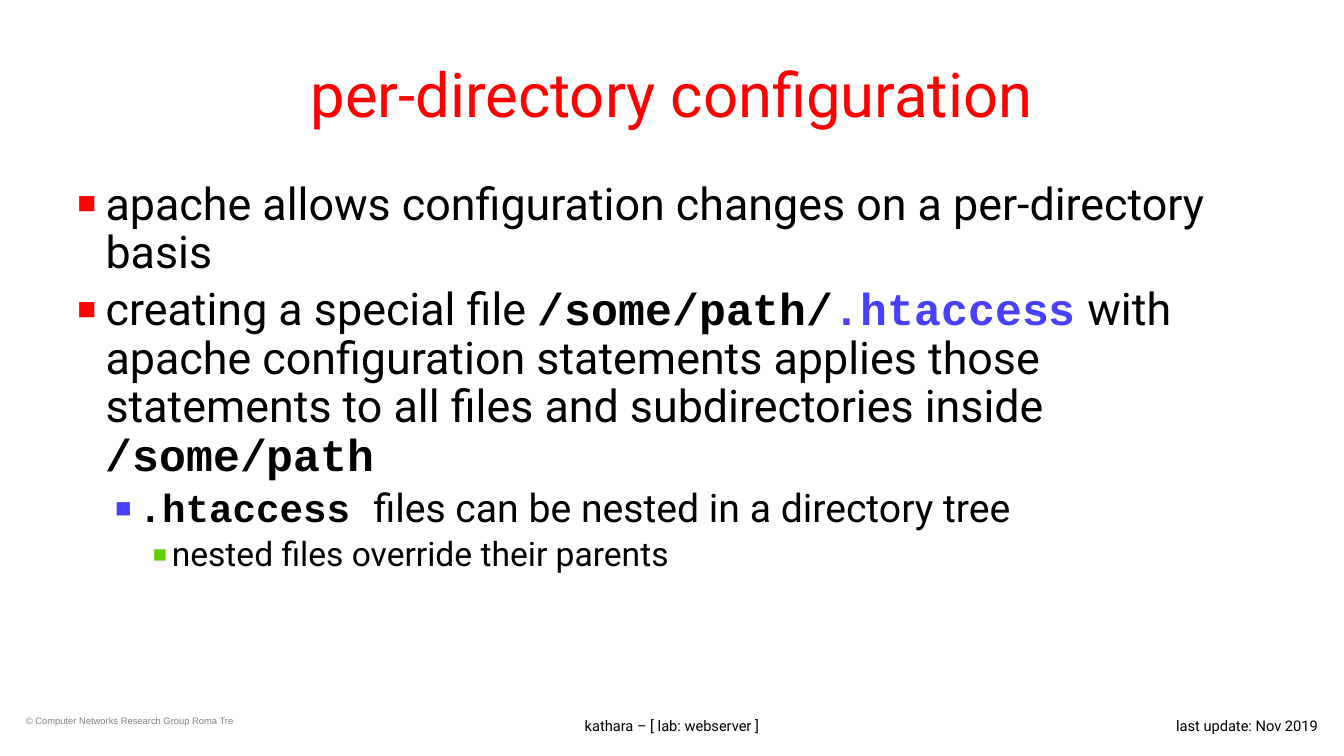
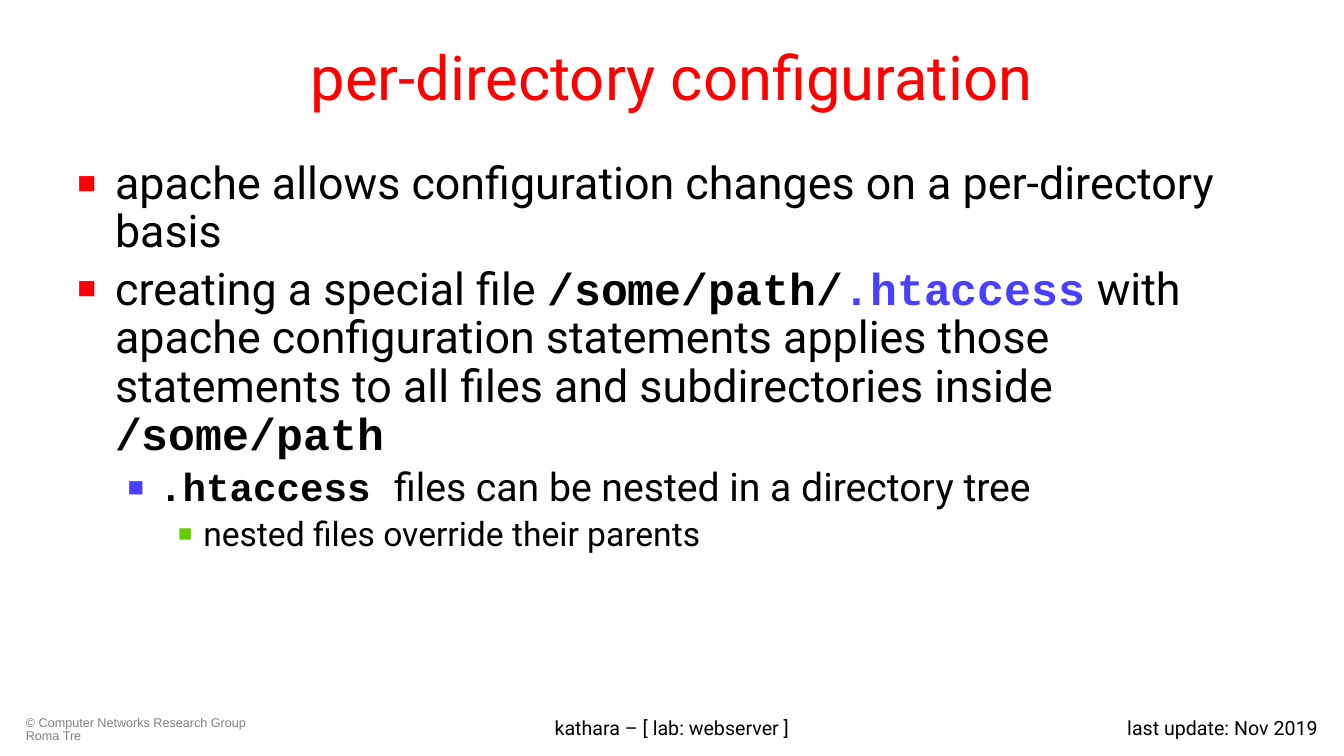
Before and after one commit to KatharaFramework/Kathara-Labs, a slide deck: slide 12 of main-labs/application-level/web-server/008-kathara-lab_web-server.pptx. Drawn at 1344x756 pixels with LibreOffice and Linux fonts; fonts in the diff are those of the drawing; background and template pictures are left out. Boxes give left, top, right and bottom in pixels: in the first picture for what was removed or moved away, otherwise in the second. Text is boxed around its words. In the diff, an @@ line names an element or a change of style, - is before the commit and + after.

Commit message:
Updated webserver slides

```diff
--- a/main-labs/application-level/web-server/008-kathara-lab_web-server.pptx
+++ b/main-labs/application-level/web-server/008-kathara-lab_web-server.pptx
@@ title "per-directory configuration": place and size @@
-title "per-directory configuration" at <box>311,70,1032,130</box>
+title "per-directory configuration" at <box>311,53,1032,113</box>
@@ text "apache allows configuration changes on ...": place and size @@
-text "apache allows configuration changes on ..." at <box>106,186,1204,573</box>
+text "apache allows configuration changes on ..." at <box>115,165,1214,553</box>
@@ text "apache allows configuration changes on ..." at <box>115,165,1214,553</box>: indent changed @@
@@ text "© Computer Networks Research Group ..." at <box>26,718,246,740</box>: size 6.8 to 9 pt @@
@@ text "kathara – [ lab: webserver ..." at <box>555,720,779,736</box>: size 10.5 to 14 pt @@
@@ text "last update: Nov 2019" at <box>1127,720,1318,739</box>: size 10.5 to 14 pt @@
```
Also in this commit, not shown: 12 other slides changed, 1 other file.
